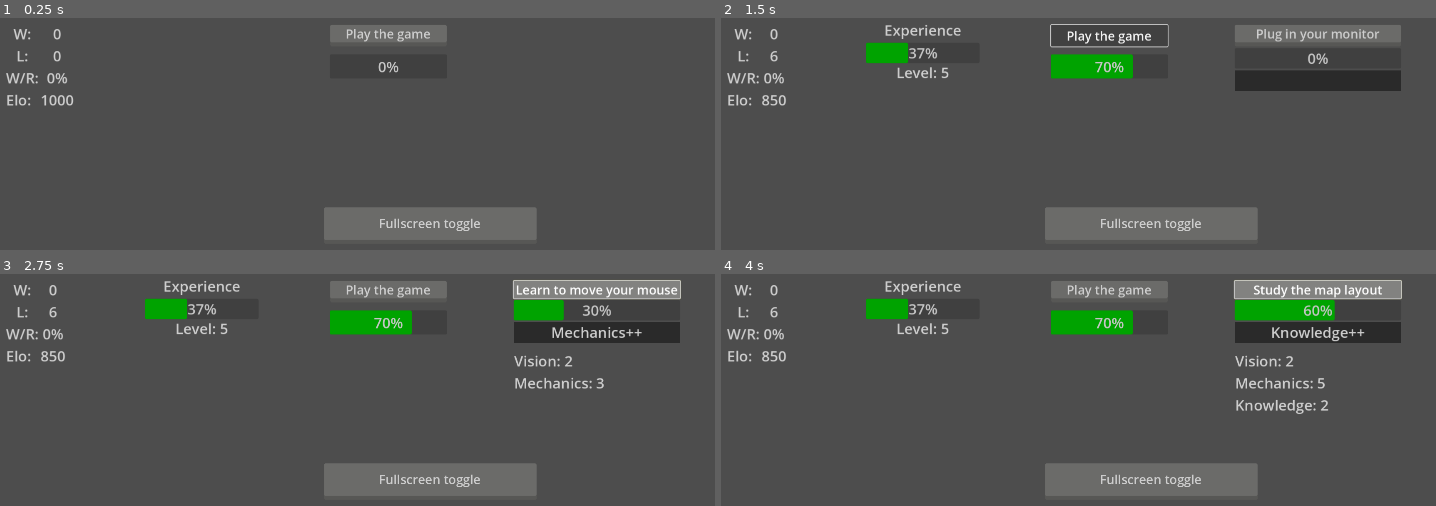
Above: before the commit, frames 1-4 (two rows, left to right).
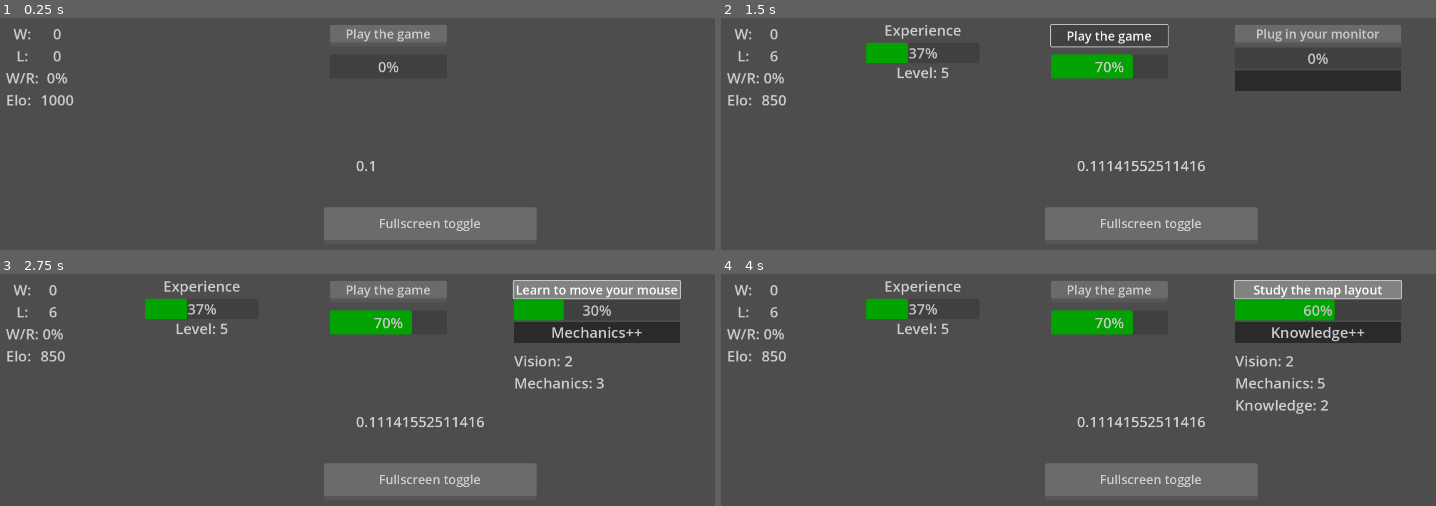
Above: after the commit, the same moments.

Repository: Rycerzklanu/moba_incremental
Game: Godot game, scene res://Scenes/main.tscn
Two runs of this game, one before a commit and one after it. Both use one fixed random seed, a clock stepped at 60 frames per second and the inputs below.
Inputs:
- Up to frame 1 (0.25 s): no input
- Up to frame 2 (1.5 s): click "Play the game" at 0.5 s; click "Play the game" at 1.25 s
- Up to frame 3 (2.75 s): click "Plug in your monitor" at 2 s
- Up to frame 4 (4 s): click "Learn to move your mouse" at 2.75 s; click "Learn to press some keys" at 3.5 s

The runs differ from the first frame. In frame 1, less than 0.1% of the frame differs, in the area x 49-53%, y 61-66%; in frame 2, 0.3%, in the area x 49-68%, y 61-66%; in frame 3, 0.3%; in frame 4, 0.3%.

Commit message:
Fixed the elo system to work in a basic manner

Diff:
--- a/Scenes/Elo_amount.gd
+++ b/Scenes/Elo_amount.gd
@@ -1,7 +1,7 @@
 extends Label
 
 #declare the elo variable
-var elo = 1000
+var elo = 1000.0
 
 #after each loss, take away 25 elo
 #if elo is less than 100, reset (this avoids dividing by 0 in the winrate formula)
--- a/Scenes/tab_1ui.tscn
+++ b/Scenes/tab_1ui.tscn
@@ -1,8 +1,9 @@
-[gd_scene load_steps=23 format=3 uid="uid://d2uxgs5muwiq8"]
+[gd_scene load_steps=24 format=3 uid="uid://d2uxgs5muwiq8"]
 
 [ext_resource type="Script" path="res://Scripts/UI_1/Tab1UI.gd" id="1_uw35b"]
 [ext_resource type="Script" path="res://Scripts/UI_1/Play_game_PB.gd" id="2_nmq3c"]
 [ext_resource type="Theme" uid="uid://cmyvtqykhbior" path="res://main_theme.tres" id="3_3qtp6"]
+[ext_resource type="Script" path="res://Scenes/wchance_debug.gd" id="3_vji8d"]
 [ext_resource type="Script" path="res://Scenes/Play_game.gd" id="4_mpswu"]
 [ext_resource type="Script" path="res://Scripts/UI_1/SoloQ_W_amount.gd" id="7_mbsye"]
 [ext_resource type="Script" path="res://Scripts/UI_1/SoloQ_L_amount.gd" id="8_4lyrx"]
@@ -33,6 +34,19 @@
 grow_vertical = 2
 theme = ExtResource("3_3qtp6")
 script = ExtResource("1_uw35b")
+
+[node name="wchance_debug" type="Label" parent="."]
+layout_mode = 1
+anchors_preset = -1
+anchor_left = 0.456771
+anchor_top = 0.319444
+anchor_right = 0.714063
+anchor_bottom = 0.361111
+offset_right = 40.0
+offset_bottom = 49.0
+text = "wchance"
+script = ExtResource("3_vji8d")
+metadata/_edit_use_anchors_ = true
 
 [node name="Play_game_ProgBar" type="ProgressBar" parent="."]
 show_behind_parent = true
--- /dev/null
+++ b/Scenes/wchance_debug.gd
@@ -0,0 +1,5 @@
+extends Label
+
+
+func _process(_delta):
+	set_text(str(get_parent().wchance))
--- a/Scripts/UI_1/Tab1UI.gd
+++ b/Scripts/UI_1/Tab1UI.gd
@@ -5,7 +5,6 @@
 
 # declare the base win chance variable
 var wchance = 0.10
-
 #declare signals for game win and game loss events
 signal progbar_full_w
 signal progbar_full_l
@@ -39,9 +38,8 @@
 
 #calculate the result of the game based on current elo and skills
 func _on_play_game_prog_bar_valchanged():
-	wchance = (0.1 + 0.2 * ($"RPG Skills/Vision_label".vision + $"RPG Skills/Mechanics_label".mechanics + $"RPG Skills/Knowledge_label".knowledge + $"RPG Skills/Teamplay_label".teamplay + $"RPG Skills/Champ_mast_label".champ_mastery)) * (1000/$Play_game_ProgBar/GridContainer/Elo_amount.elo)
-	#this is just for debug
-	print(wchance)
+	wchance = 0.1 + (0.1 * $Skills_container.skill_level_check + 1) * 10 / ($Play_game_ProgBar/GridContainer/Elo_amount.elo + 1)
+
 	#picks a random number between 0 and 1, if the win chance variable
 	#is bigger than the picked number, the game is won
 	#else the game is lost
